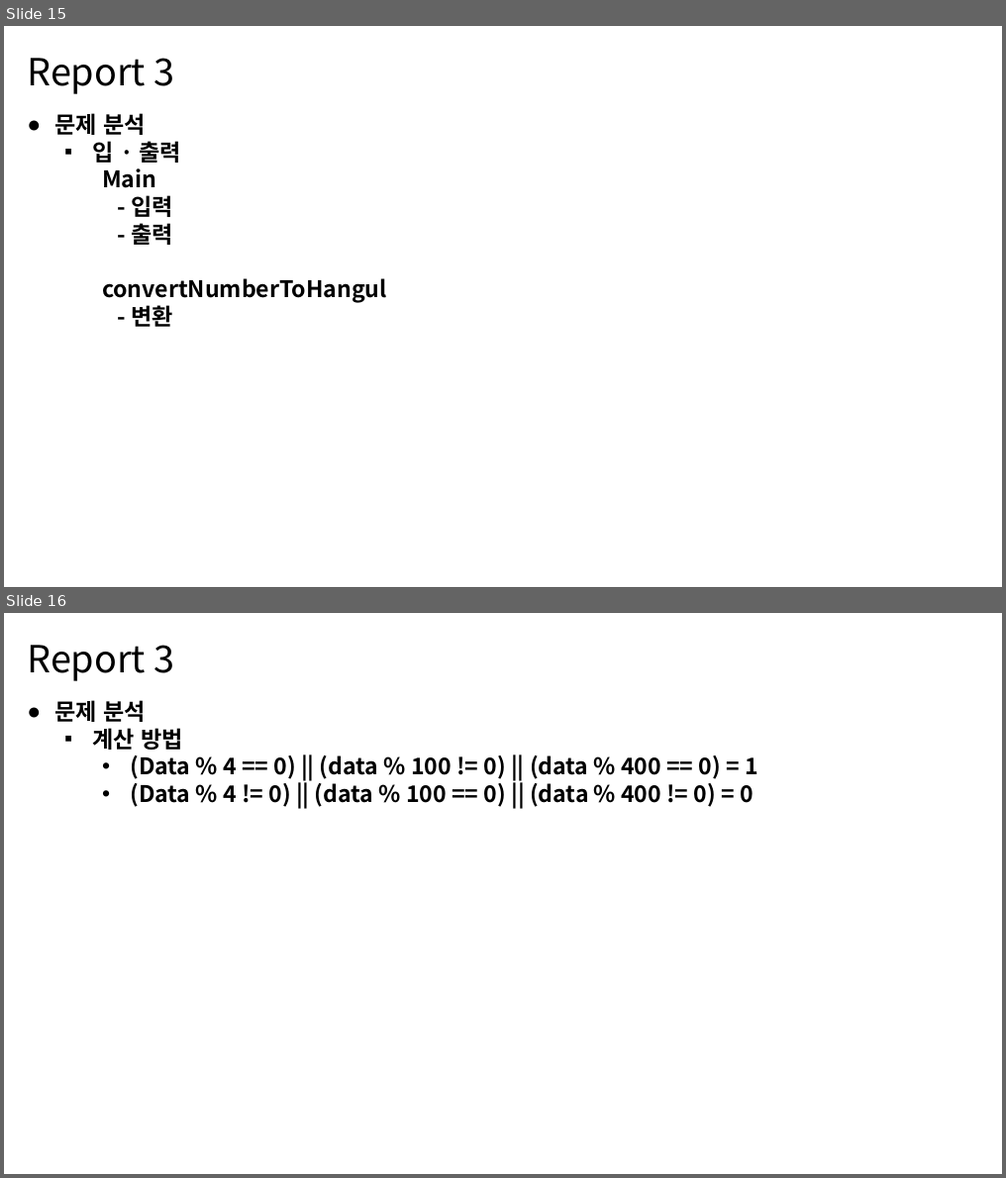
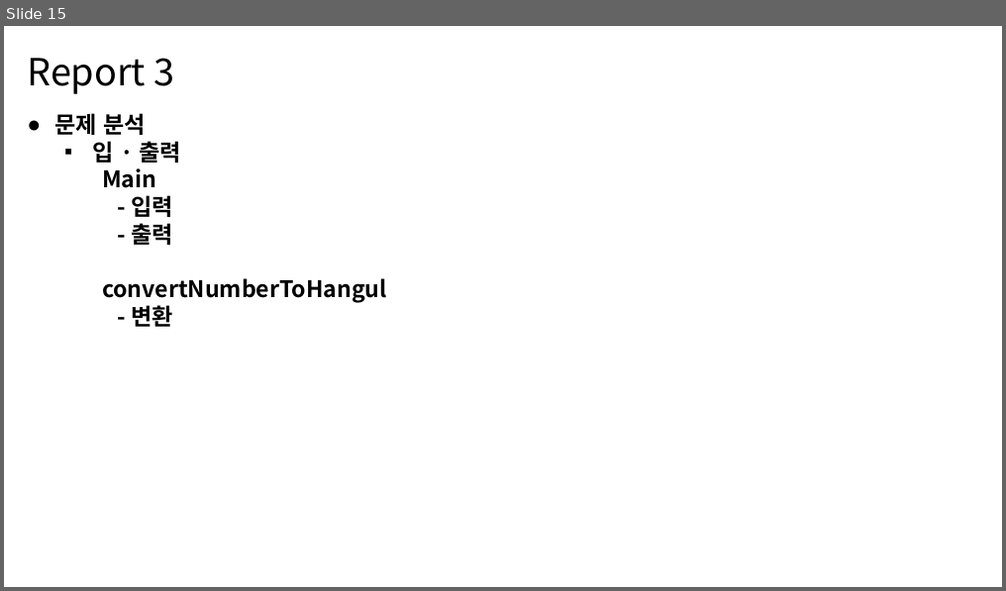
Before and after one commit to MDR-Evan/KBU-ProgrammingLanguageUtilization1, a slide deck: out/production/[과제]/12차-김진용-2301111.pptx. Shown one above the other, each under a label of ours: slides 15 and 16 before the commit, slide 15 after it. The pictures are 1006x1178 and 1006x591 pixels, drawn with LibreOffice and Linux fonts; fonts in the diff are those of the drawing. Boxes give left, top, right and bottom in pixels: in the first picture for what was removed or moved away, otherwise in the second. Text is boxed around its words. In the diff, an @@ line names an element or a change of style, - is before the commit and + after.

```diff
--- a/out/production/[과제]/12차-김진용-2301111.pptx
+++ b/out/production/[과제]/12차-김진용-2301111.pptx
@@ slide 16 removed at bbox=[4, 613, 1002, 1174], background #FFFFFF @@
@@ text removed at bbox=[27, 645, 175, 681] @@
-Report 3
@@ text removed at bbox=[55, 700, 758, 807] @@
-● 문제 분석
-  ▪ 계산 방법
-    • (Data % 4 == 0) || (data % 100 != 0) || (data % 400 == 0) = 1
-    • (Data % 4 != 0) || (data % 100 == 0) || (data % 400 != 0) = 0
```
Also in this commit, not shown: 1 slide changed, 1 slide added, 11 other files.
